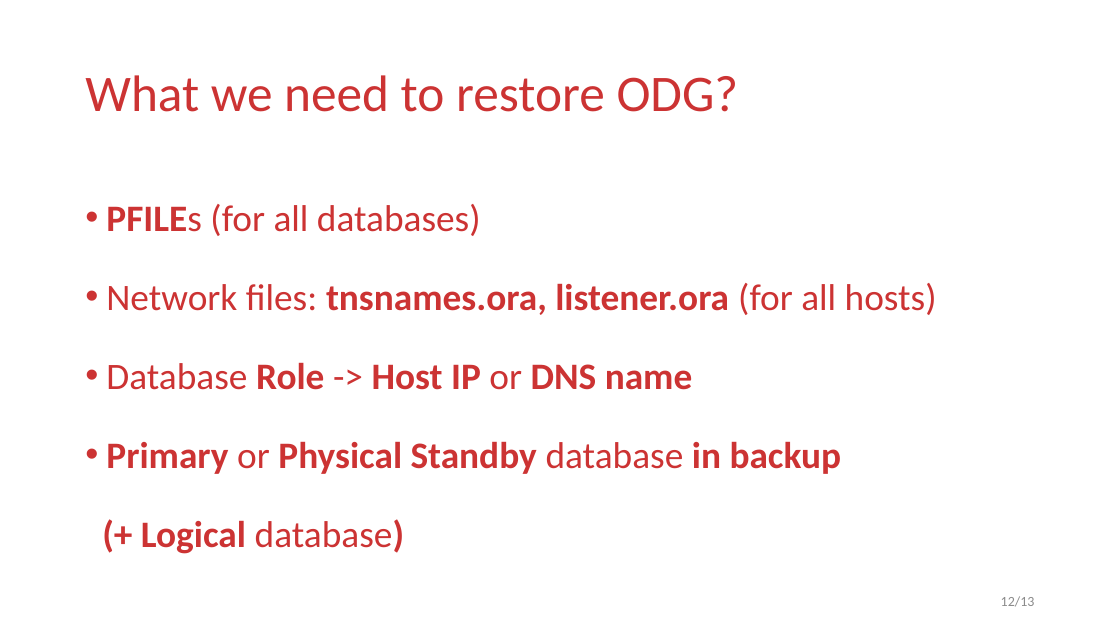
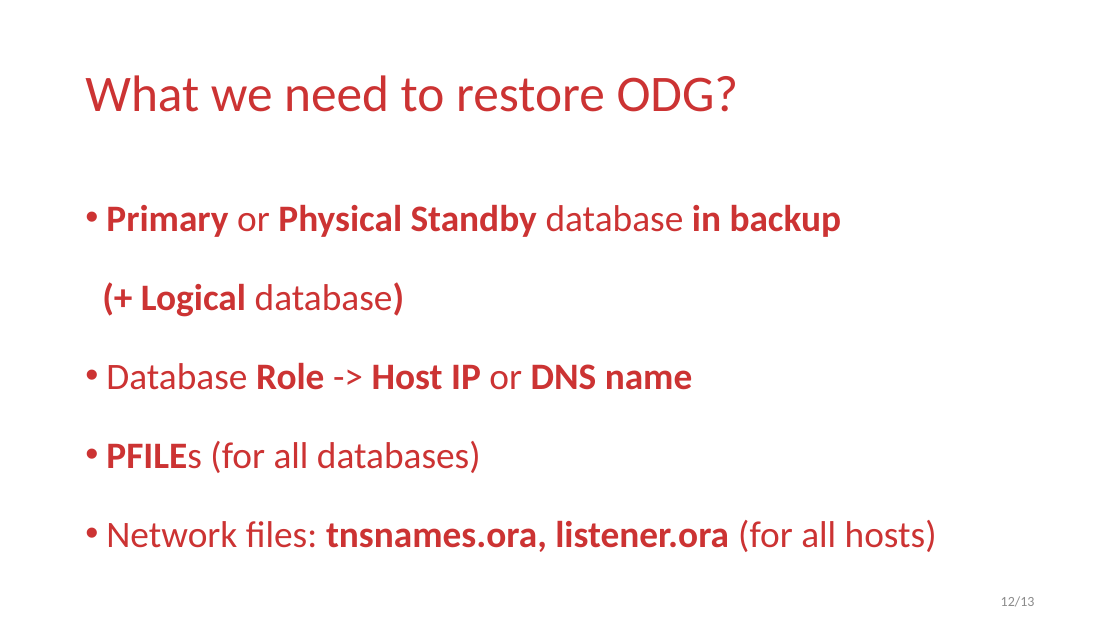
Before and after one commit to novokrest/OracleDataGuard, a slide deck: slide 12 of Presentation.pptx. Drawn at 1120x630 pixels with LibreOffice and Linux fonts; fonts in the diff are those of the drawing. Boxes give left, top, right and bottom in pixels: in the first picture for what was removed or moved away, otherwise in the second. Text is boxed around its words. In the diff, an @@ line names an element or a change of style, - is before the commit and + after.

```diff
--- a/Presentation.pptx
+++ b/Presentation.pptx
@@ text at box(106, 204, 842, 390): paragraphs added @@
+• Primary or Physical Standby database in backup
+(+ Logical database)
+• Database Role -> Host IP or DNS name
@@ text at box(106, 362, 842, 554): paragraphs removed @@
-• Database Role -> Host IP or DNS name
-• Primary or Physical Standby database in backup
-(+ Logical database)
```
Also in this commit, not shown: 1 other file.
